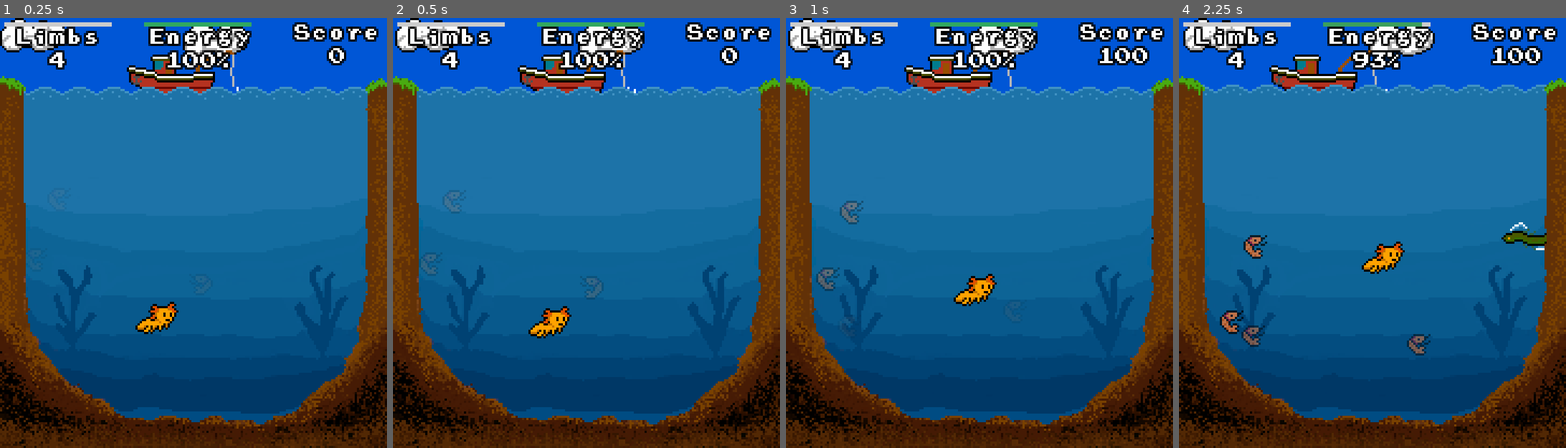
Above: before the commit, frames 1-4 (left to right).
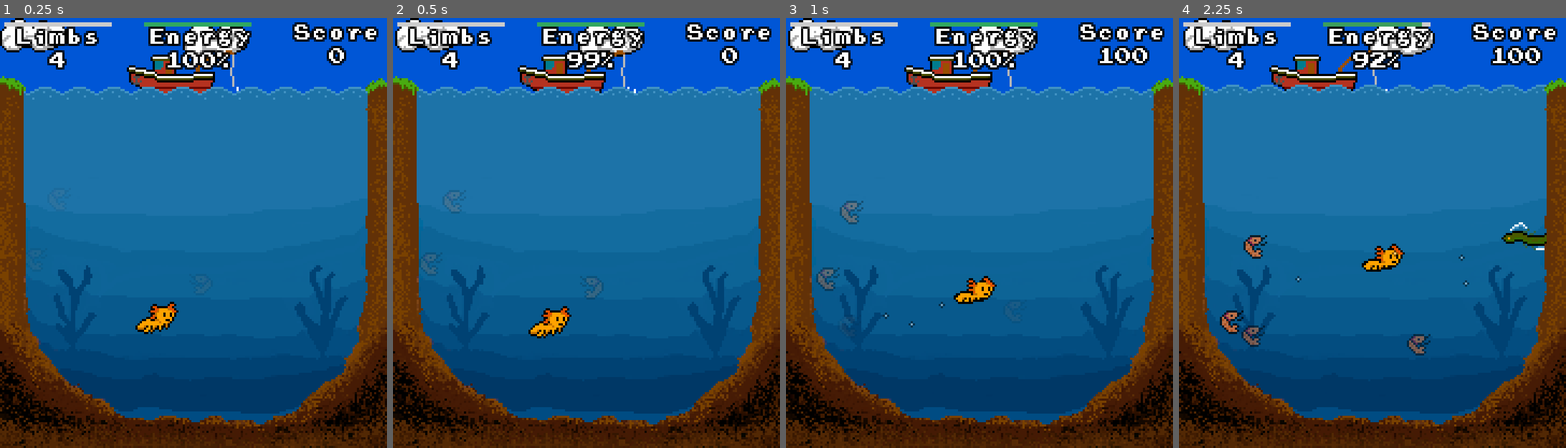
Above: after the commit, the same moments.

Repository: Krumelur/Xogotl
Game: Godot game, scene res://scenes/main/game_main.tscn
Same seed, same stepped clock (60 frames per second), same inputs: the game is played once before the commit and once after it.
Inputs (mouse positions are in pixels of both pictures, inside the frame that each line leads up to):
- Up to frame 1 (0.25 s): no input
- Up to frame 2 (0.5 s): no input
- Up to frame 3 (1 s): move the mouse to (1064, 211) at 0.52 s; click (1064, 211) at 0.67 s
- Up to frame 4 (2.25 s): drag from (1295, 254) to (1376, 284) at 1.27 s; move the mouse to (1411, 138) at 2.02 s; click (1411, 138) at 2.17 s

Frame 1 is identical in both runs. In frame 2, 0.5% of the frame differs, in the area x 42-60%, y 7-12%; in frame 3, 0.3%; in frame 4, 0.4%.

Commit message:
Add gift

Diff:
--- a/XogotProject/scenes/main/game_main.gd
+++ b/XogotProject/scenes/main/game_main.gd
@@ -144,14 +144,21 @@
 	# gives the Xogotl back some energy.
 	var type : PondInhabitant.INHABITANT_TYPE = inhabitant.get_inhabitant_type()
 	match type:
+		PondInhabitant.INHABITANT_TYPE.GIFT:
+			inhabitant.remove_from_pond()
+			score += 150
+			xogotl.energy += 0.25
+
 		PondInhabitant.INHABITANT_TYPE.FISH_BONE:
 			inhabitant.remove_from_pond()
 			score += 50
 			xogotl.energy += 0.05
+
 		PondInhabitant.INHABITANT_TYPE.SHRIMP:
 			inhabitant.remove_from_pond()
 			score += 100
 			xogotl.energy += 0.10
+
 		PondInhabitant.INHABITANT_TYPE.WORM:
 			inhabitant.remove_from_pond()
 			score += 150
--- a/XogotProject/scenes/main/hud.tscn
+++ b/XogotProject/scenes/main/hud.tscn
@@ -119,8 +119,10 @@
 position = Vector2(10, 70)
 
 [node name="Background" type="ColorRect" parent="GameOverRoot"]
+process_mode = 3
 offset_right = 160.0
 offset_bottom = 70.0
+mouse_filter = 1
 color = Color(0, 0, 0, 0.47058824)
 
 [node name="GameOver" type="Label" parent="GameOverRoot"]
--- a/XogotProject/scenes/pond_inhabitants/base/pond_inhabitant.gd
+++ b/XogotProject/scenes/pond_inhabitants/base/pond_inhabitant.gd
@@ -6,7 +6,8 @@
 	FISH_BONE,
 	SHRIMP,
 	WORM,
-	EEL
+	EEL,
+	GIFT
 }
 
 # Override this in subclass to return correct type.
--- a/XogotProject/scenes/pond_inhabitants/fish_bone.gd
+++ b/XogotProject/scenes/pond_inhabitants/fish_bone.gd
@@ -2,22 +2,29 @@
 class_name FishBone
 extends PondInhabitant
 
-const drop_speed : float = 10
-const wobble_strength : float = 4
-const wobble_duration : float = 1.5
+const DROP_SPEED : float = 10
+const WOBBLE_STRENGTH : float = 4
+const WOBBLE_DURATION : float = 1.5
+# Chance that instead of a fishbone a valuable gift is dropped.
+const IS_GIFT_CHANCE : float = 0.25
 
 var wobble_tween : Tween
 var is_sinking : bool = false
 
+@onready var sprite : AnimatedSprite2D = $AnimatedSprite2D
+
 
 func get_inhabitant_type() -> INHABITANT_TYPE:
-	return INHABITANT_TYPE.FISH_BONE
+	if sprite.animation == "gift":
+		return INHABITANT_TYPE.GIFT
+	else:
+		return INHABITANT_TYPE.FISH_BONE
 
 
 func _ready() -> void:
 	wobble_tween = create_tween()
-	wobble_tween.tween_property(self, "position:x", wobble_strength, wobble_duration).as_relative()
-	wobble_tween.tween_property(self, "position:x", -wobble_strength, wobble_duration).as_relative()
+	wobble_tween.tween_property(self, "position:x", WOBBLE_STRENGTH, WOBBLE_DURATION).as_relative()
+	wobble_tween.tween_property(self, "position:x", -WOBBLE_STRENGTH, WOBBLE_DURATION).as_relative()
 	wobble_tween.set_loops(0)
 	wobble_tween.play()
 
@@ -30,13 +37,17 @@
 
 func _process(delta: float) -> void:
 	if is_sinking:
-		position.y += delta * drop_speed
+		position.y += delta * DROP_SPEED
 
 	if global_position.y > 200:
 		remove_from_pond()
 
 
 func throw_over_board() -> void:
+	if randf() >= 1.0 - IS_GIFT_CHANCE:
+		sprite.animation = "gift"
+	else:
+		sprite.animation = "default"
 	var tween = create_tween()
 	tween.tween_property(self, "position:y", -10, 0.35).as_relative().set_trans(Tween.TRANS_QUAD).set_ease(Tween.EASE_OUT)
 	tween.tween_property(self, "position:y", 30, 0.65).as_relative().set_trans(Tween.TRANS_QUAD).set_ease(Tween.EASE_IN)
--- a/XogotProject/scenes/pond_inhabitants/fish_bone.tscn
+++ b/XogotProject/scenes/pond_inhabitants/fish_bone.tscn
@@ -1,7 +1,8 @@
-[gd_scene load_steps=8 format=3 uid="uid://xn2llk04iqgu"]
+[gd_scene load_steps=9 format=3 uid="uid://xn2llk04iqgu"]
 
 [ext_resource type="Script" uid="uid://d15sttxgr44i8" path="res://scenes/pond_inhabitants/fish_bone.gd" id="1_vcx02"]
 [ext_resource type="Texture2D" uid="uid://7qwrnfgjyljw" path="res://gfx/fish.png" id="2_s1unr"]
+[ext_resource type="Texture2D" uid="uid://c8dxo0dg1ibd0" path="res://gfx/gift.png" id="3_qc4yy"]
 [ext_resource type="PackedScene" uid="uid://casdp7x76w0ct" path="res://scenes/pond_inhabitants/pond_inhabitant_collider.tscn" id="3_s1unr"]
 
 [sub_resource type="AtlasTexture" id="AtlasTexture_djwo6"]
@@ -24,6 +25,14 @@
 "loop": true,
 "name": &"default",
 "speed": 2.0
+}, {
+"frames": [{
+"duration": 1.0,
+"texture": ExtResource("3_qc4yy")
+}],
+"loop": true,
+"name": &"gift",
+"speed": 5.0
 }]
 
 [sub_resource type="CapsuleShape2D" id="CapsuleShape2D_s1unr"]
@@ -35,8 +44,8 @@
 
 [node name="AnimatedSprite2D" type="AnimatedSprite2D" parent="."]
 sprite_frames = SubResource("SpriteFrames_s628v")
+animation = &"gift"
 autoplay = "default"
-frame_progress = 0.11941
 
 [node name="PondInhabitantCollider" parent="." instance=ExtResource("3_s1unr")]
 
--- /dev/null
+++ b/XogotProject/scenes/start/start.tscn
@@ -0,0 +1,3 @@
+[gd_scene format=3 uid="uid://bsxcjs0wy410x"]
+
+[node name="Start" type="Node2D"]
--- a/XogotProject/scenes/xogotl/xogotl.gd
+++ b/XogotProject/scenes/xogotl/xogotl.gd
@@ -10,8 +10,9 @@
 signal has_eaten_inhabitant(inhabitant : PondInhabitant)
 signal has_touched_inhabitant(inhabitant : PondInhabitant)
 
-@onready var sprite : Sprite2D = $XogotlSprite
+@onready var sprite : AnimatedSprite2D = $XogotlSprite
 @onready var ouch : Node2D = $XogotlSprite/Ouch
+@onready var impulse_bubbles_emitter : CPUParticles2D = $XogotlSprite/ImpulseBubblesEmitter
 
 var local_target_pos: Vector2
 var num_limbs : int = 4
@@ -41,14 +42,16 @@
 const LIMB_GROW_DURATION : float = 5
 var limb_grow_progress : float = 0
 
-# Losing energy over time.
-const ENERGY_LOSS_DEFAULT : float = 0.01
+# Losing energy over time (higher value = more loss).
+const ENERGY_LOSS_DEFAULT : float = 0.015
 # Losing energy when touching enemy (absolute).
 const ENERGY_LOSS_ENEMY : float = 0.05
 # Losing enemy when moving (absolute).
 const ENERGY_LOSS_IMPULSE : float = 0.02
 
+
 func _ready() -> void:
+	impulse_bubbles_emitter.emitting = false
 	energy = 1.0
 	current_state = STATE.FLOAT
 	local_target_pos = position
@@ -81,6 +84,7 @@
 			velocity = Vector2.ZERO
 			current_state = STATE.FLOAT
 	else:
+		# Moving
 		if float_tween:
 			float_tween.stop()
 			float_tween = null
@@ -107,7 +111,7 @@
 		if velocity.length() > max_speed:
 			velocity = velocity.normalized() * max_speed
 
-		if velocity.length() <= 0.02:
+		if velocity.length() <= 4:
 			current_state = STATE.FLOAT
 
 		if move_and_slide():
@@ -137,12 +141,22 @@
 	if velocity.x > 0:
 		sprite.scale.x = 1.0
 
+var impulse_bubbles_timer : SceneTreeTimer
+func on_impulse_bubbles_timer_timeout() -> void:
+	impulse_bubbles_emitter.emitting = false
+	sprite.animation = "default"
 
 func _unhandled_input(event: InputEvent) -> void:
 	var touch : InputEventScreenTouch = event as InputEventScreenTouch
 	if touch:
 		if current_state == STATE.HURT:
 			return
+
+		# Emit some impulse bubbles.
+		impulse_bubbles_timer = get_tree().create_timer(0.5, false)
+		impulse_bubbles_emitter.emitting = true
+		sprite.animation = "swim"
+		impulse_bubbles_timer.timeout.connect(on_impulse_bubbles_timer_timeout)
 
 		local_target_pos = touch.position
 		#local_target_pos.x = clamp(local_target_pos.x, 8.0, 152.0)
--- a/XogotProject/scenes/xogotl/xogotl.tscn
+++ b/XogotProject/scenes/xogotl/xogotl.tscn
@@ -1,12 +1,33 @@
-[gd_scene load_steps=7 format=3 uid="uid://cjyysirxqi8ii"]
+[gd_scene load_steps=10 format=3 uid="uid://cjyysirxqi8ii"]
 
 [ext_resource type="Script" uid="uid://h13cp1vhy2i5" path="res://scenes/xogotl/xogotl.gd" id="1_f34km"]
 [ext_resource type="Texture2D" uid="uid://c02w16xthag7a" path="res://gfx/xogotl.png" id="2_we52l"]
 [ext_resource type="PackedScene" uid="uid://bhfyg5oi7hcxi" path="res://scenes/xogotl/ouch.tscn" id="3_0yqq3"]
+[ext_resource type="Texture2D" uid="uid://b38p41ywa5eib" path="res://gfx/xogotl_swim.png" id="3_03l36"]
+[ext_resource type="Texture2D" uid="uid://d2ohix0vqt0in" path="res://gfx/pixel.png" id="4_4ks4g"]
 
 [sub_resource type="CapsuleShape2D" id="CapsuleShape2D_f34km"]
 radius = 4.99999
 height = 20.0
+
+[sub_resource type="SpriteFrames" id="SpriteFrames_r7n71"]
+animations = [{
+"frames": [{
+"duration": 1.0,
+"texture": ExtResource("2_we52l")
+}],
+"loop": true,
+"name": &"default",
+"speed": 5.0
+}, {
+"frames": [{
+"duration": 1.0,
+"texture": ExtResource("3_03l36")
+}],
+"loop": true,
+"name": &"swim",
+"speed": 5.0
+}]
 
 [sub_resource type="CapsuleShape2D" id="CapsuleShape2D_0yqq3"]
 radius = 5.0000005
@@ -27,9 +48,9 @@
 rotation = 1.57252
 shape = SubResource("CapsuleShape2D_f34km")
 
-[node name="XogotlSprite" type="Sprite2D" parent="."]
+[node name="XogotlSprite" type="AnimatedSprite2D" parent="."]
 position = Vector2(0, -8)
-texture = ExtResource("2_we52l")
+sprite_frames = SubResource("SpriteFrames_r7n71")
 
 [node name="AreaBody" type="Area2D" parent="XogotlSprite"]
 
@@ -48,5 +69,18 @@
 [node name="Ouch" parent="XogotlSprite" instance=ExtResource("3_0yqq3")]
 visible = false
 
+[node name="ImpulseBubblesEmitter" type="CPUParticles2D" parent="XogotlSprite"]
+self_modulate = Color(1, 1, 1, 0.45490196)
+position = Vector2(-8, 5)
+emitting = false
+texture = ExtResource("4_4ks4g")
+emission_shape = 1
+emission_sphere_radius = 6.0
+direction = Vector2(-1, 0)
+spread = 25.0
+gravity = Vector2(0, 0)
+initial_velocity_min = 20.0
+initial_velocity_max = 60.0
+
 [connection signal="area_shape_entered" from="XogotlSprite/AreaBody" to="." method="_body_area_entered"]
 [connection signal="area_entered" from="XogotlSprite/AreaMouth" to="." method="_mouth_area_entered"]
Binary file added: XogotProject/gfx/gift.png
Not shown, added: XogotProject/gfx/gift.png.import
Binary file added: XogotProject/gfx/pixel.png
Not shown, added: XogotProject/gfx/pixel.png.import
Binary file added: XogotProject/gfx/xogotl_swim.png
Not shown, added: XogotProject/gfx/xogotl_swim.png.import
